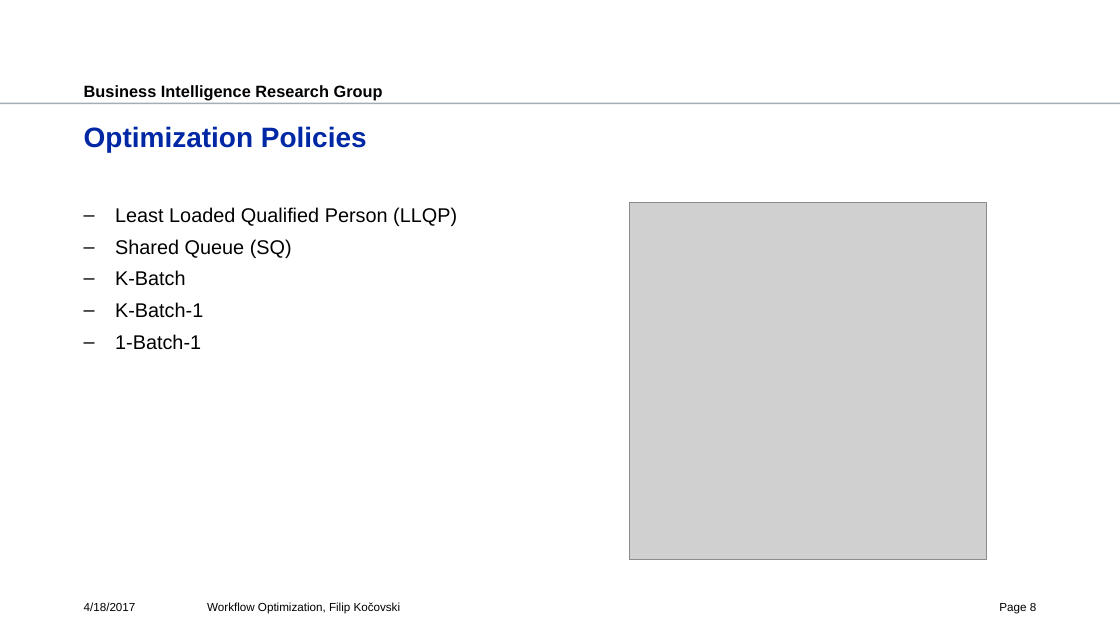
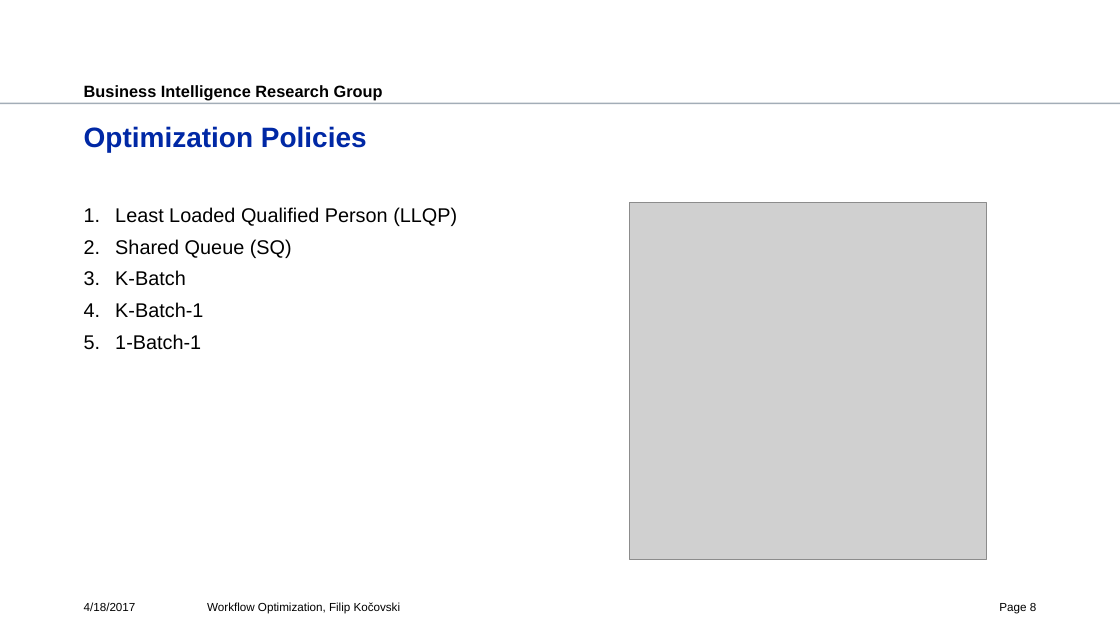
Before and after one commit to fkocovski/mt_presentation, a slide deck: slide 8 of Workflow Optimization.pptx. Drawn at 1120x630 pixels with LibreOffice and Linux fonts; fonts in the diff are those of the drawing; grey boxes stand for pictures; background and template pictures are left out. Boxes give left, top, right and bottom in pixels: in the first picture for what was removed or moved away, otherwise in the second. Text is boxed around its words. In the diff, an @@ line names an element or a change of style, - is before the commit and + after.

```diff
--- a/Workflow Optimization.pptx
+++ b/Workflow Optimization.pptx
@@ text "Least Loaded Qualified Person (LLQP)" at bbox=[115, 207, 457, 350]: bullet – to 1. @@
```
Also in this commit, not shown: 7 other slides changed, 2 slides added.
